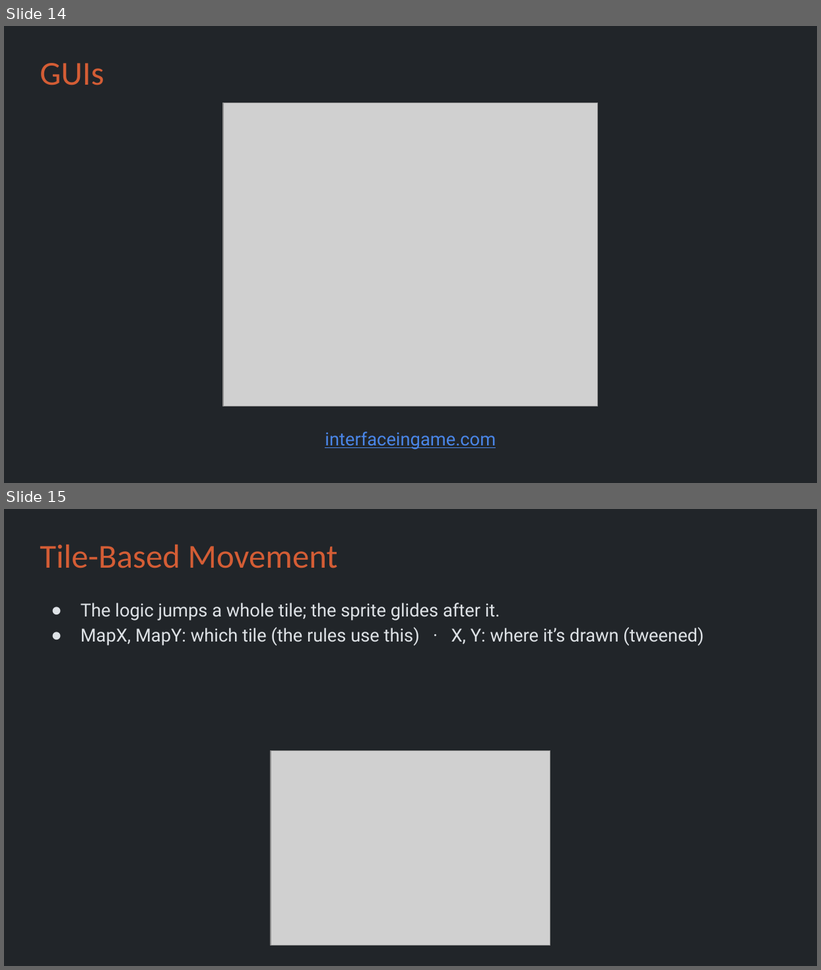
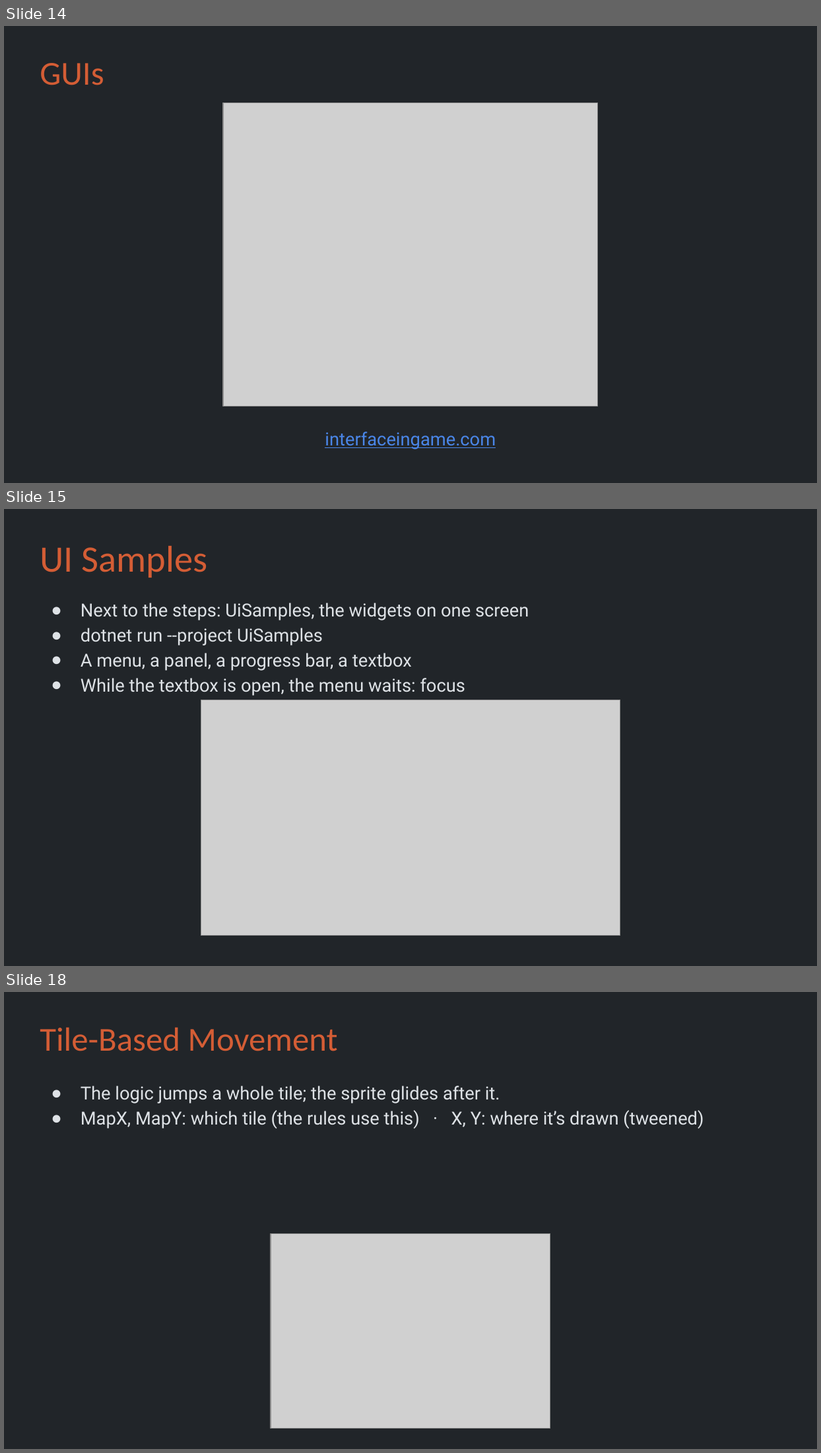
Before and after one commit to Metamate/gar, a slide deck: slides/10 Pokemon.pptx. Shown one above the other, each under a label of ours: slides 14 and 15 before the commit, slides 14, 15 and 18 after it; the slides between them are not shown. The pictures are 821x970 and 821x1453 pixels, drawn with LibreOffice and Linux fonts; fonts in the diff are those of the drawing; grey boxes stand for pictures. Boxes give left, top, right and bottom in pixels: in the first picture for what was removed or moved away, otherwise in the second. Text is boxed around its words. In the diff, an @@ line names an element or a change of style, - is before the commit and + after.

```diff
--- a/slides/10 Pokemon.pptx
+++ b/slides/10 Pokemon.pptx
@@ slide 15 added at (x1=4, y1=509, x2=817, y2=966), background #212529 @@
@@ title added at (x1=40, y1=546, x2=208, y2=578), 33 pt, text #D45D35 @@
+UI Samples
@@ text added at (x1=81, y1=603, x2=529, y2=696), 16 pt, text #DEE2E6 @@
+● Next to the steps: UiSamples, the widgets on one screen
+● dotnet run --project UiSamples
+● A menu, a panel, a progress bar, a textbox
+● While the textbox is open, the menu waits: focus
@@ picture added at (x1=201, y1=700, x2=620, y2=936) @@
@@ what was slide 15 is now slide 18 @@
```
Also in this commit, not shown: 2 other slides added, 1 other file.
